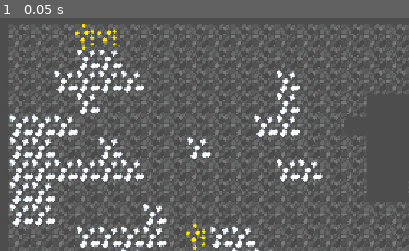
Above: before the commit, frame 1.
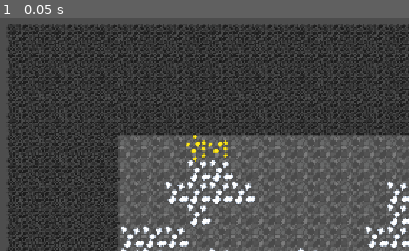
Above: after the commit, the same moment.

Repository: TotsllyRandom/Clones-In-A-Cave
Game: Godot game, scene res://scenes/main.tscn
Two runs of this game, one before a commit and one after it. Both use one fixed random seed, a clock stepped at 60 frames per second and the inputs below.
Inputs:
- Up to frame 1 (0.05 s): no input

The runs differ from the first frame. In frame 1, 50% of the frame differs, in the area x 1-100%, y 2-100%.

Commit message:
Obsidian walls now appear
blocks off players. Obsidian cannot be broken in game

Diff:
--- a/scripts/globals/TileData.gd
+++ b/scripts/globals/TileData.gd
@@ -34,6 +34,7 @@
 		## ore settings, ignore if not ore
 		"grow_rate": 0, ## max times the vein will grow. 50/50 chance to grow once for each number
 	},
+
 	{
 		"name": "Stone",
 		"tml_id": 0,
--- a/scripts/tile.gd
+++ b/scripts/tile.gd
@@ -2,18 +2,19 @@
 
 var data: Dictionary
 var map_data: Array
+@onready var id = data.get("tml_id")
 
 
 
 func create():
 	for y in range(map_data.size() + 1):
 		for x in range(map_data[0].size() + 1):
-			set_cell(Vector2i(x,y),data.get("tml_id"),get_best_fit_tile(x,y))
+			set_cell(Vector2i(x,y),id,get_best_fit_tile(x,y))
 
 func clamp_and_get_val(x,y) -> int:
 	if x < 0 or y < 0 or x >= map_data[0].size() or y >= map_data.size():
 		return 0
-	return int(map_data[y][x] == data.get("tml_id"))
+	return int(map_data[y][x] == id)
 
 func get_best_fit_tile(x,y) -> Vector2i:
 	var return_value := Vector2i(0,0)
--- a/scripts/tile_system.gd
+++ b/scripts/tile_system.gd
@@ -42,17 +42,42 @@
 	## structures?
 
 	## obsidian borders
+	map_data = obsidian(5)
 
 	## sync with other clients
 	make_tile_children()
 
-func obsidian(border:int):
+func obsidian(border:int) -> Array:
 	var ret = []
 	var current_line = []
+
+	## top obsidian
 	for i in range(border):
 		current_line = []
-		for x in range(map_data[0].size + border * 2):
-			current_line.append(tile_data.get_tile_by_name("Obsidian"))
+		for x in range(map_data[0].size() + border * 2):
+			current_line.append(tile_data.get_tile_by_name("Obsidian").get("tml_id"))
+		ret.append(current_line)
+
+	## obsidian on the sides
+	for y in range(map_data.size()):
+		current_line = []
+		for x in range(border):
+			current_line.append(tile_data.get_tile_by_name("Obsidian").get("tml_id"))
+
+		for x in range(map_data[0].size()):
+			current_line.append(map_data[y][x])
+
+		for x in range(border):
+			current_line.append(tile_data.get_tile_by_name("Obsidian").get("tml_id"))
+		ret.append(current_line)
+
+	## bottom obsidian
+	for i in range(border):
+		current_line = []
+		for x in range(map_data[0].size() + border * 2):
+			current_line.append(tile_data.get_tile_by_name("Obsidian").get("tml_id"))
+		ret.append(current_line)
+	return ret
 
 ## go through each tile and choose random (more likely for stone)
 func add_ores():
